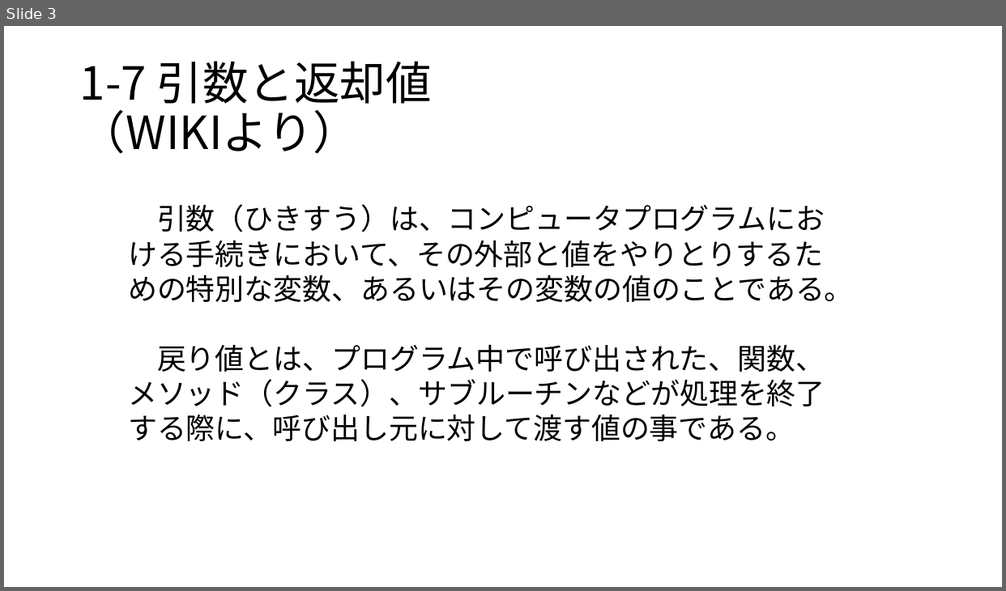
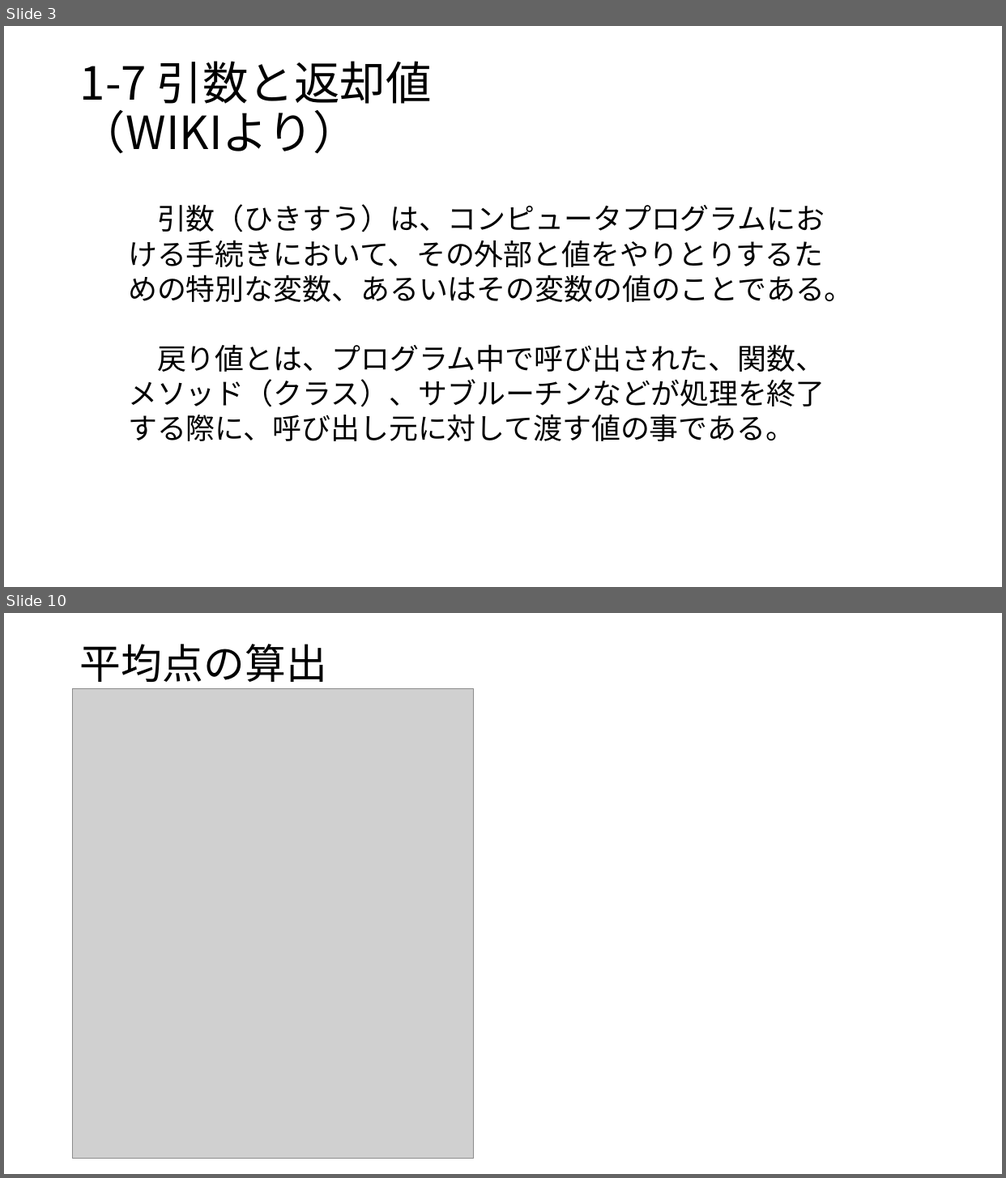
Before and after one commit to masakage/algorithm, a slide deck: docs/第5回引数と返却値.pptx. Shown one above the other, each under a label of ours: slide 3 before the commit, slides 3 and 10 after it; the slides between them are not shown. The pictures are 1006x591 and 1006x1178 pixels, drawn with LibreOffice and Linux fonts; fonts in the diff are those of the drawing; grey boxes stand for pictures. Boxes give left, top, right and bottom in pixels: in the first picture for what was removed or moved away, otherwise in the second. Text is boxed around its words. In the diff, an @@ line names an element or a change of style, - is before the commit and + after.

```diff
--- a/docs/第5回引数と返却値.pptx
+++ b/docs/第5回引数と返却値.pptx
@@ slide 10 added at bbox=[4, 613, 1002, 1174], background #FFFFFF @@
@@ title added at bbox=[80, 644, 327, 690], 39.6 pt, text #000000 @@
+平均点の算出
@@ picture added at bbox=[73, 688, 474, 1158] @@
```
Also in this commit, not shown: 3 slides changed, 3 other slides added, 8 slides removed, 3 other files.
